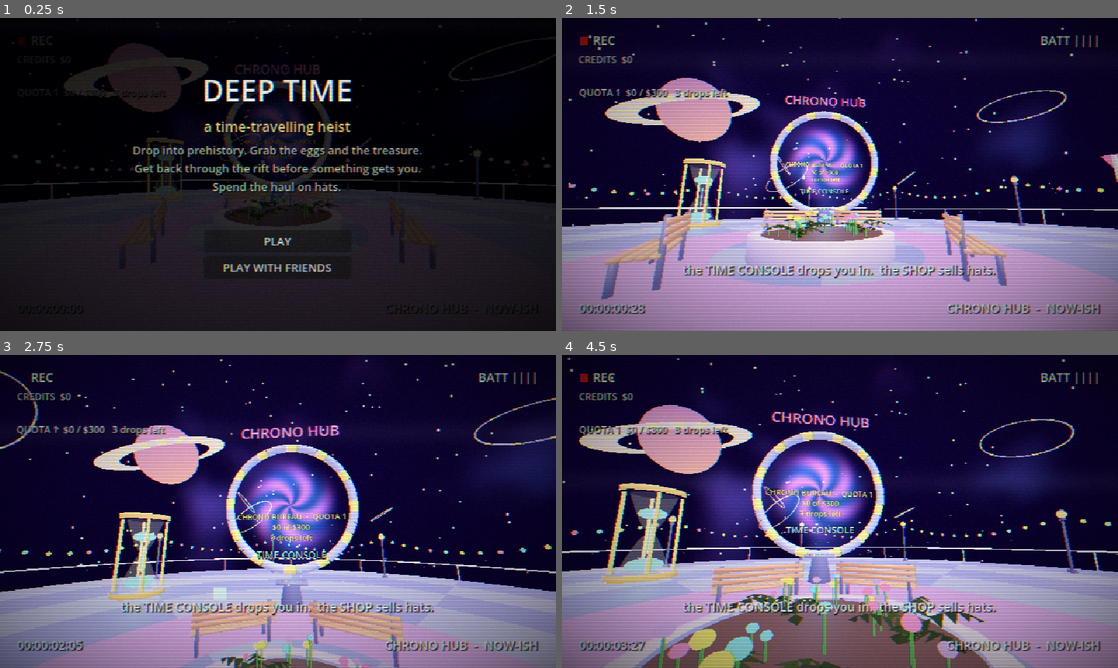
Above: before the commit, frames 1-4 (two rows, left to right).
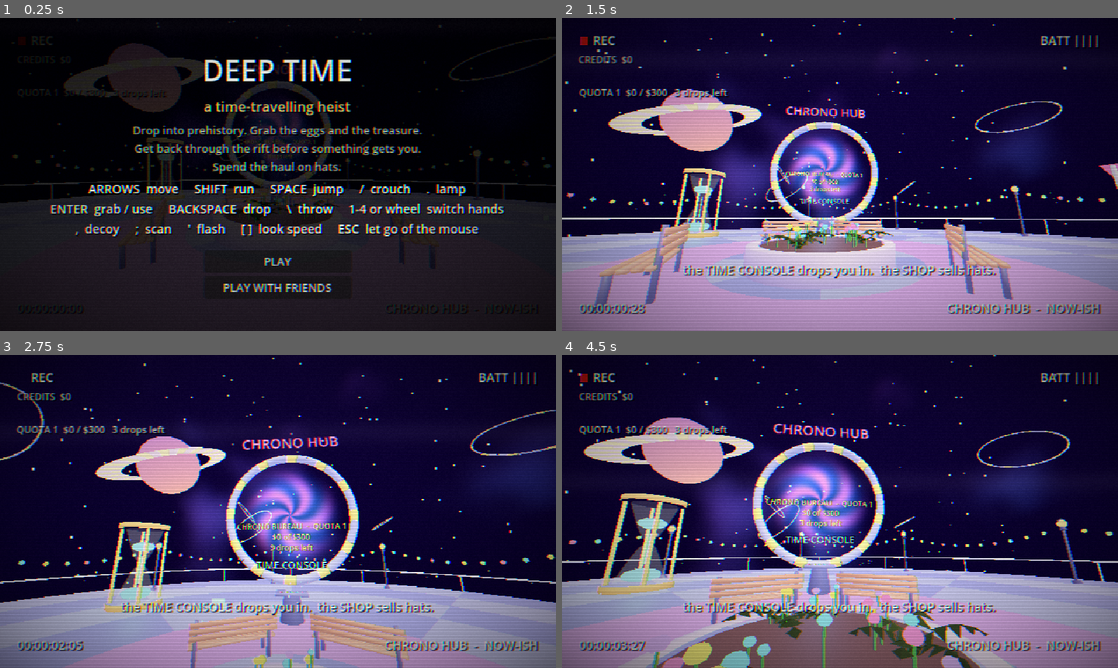
Above: after the commit, the same moments.

Repository: scarbone98/deep-time
Game: Godot game, scene res://scenes/main.tscn
Two runs of this game, one before a commit and one after it. Both use one fixed random seed, a clock stepped at 60 frames per second and the inputs below.
Inputs (mouse positions are in pixels of both pictures, inside the frame that each line leads up to):
- Up to frame 1 (0.25 s): no input
- Up to frame 2 (1.5 s): click "PLAY" at 0.5 s; tap Enter (use) at 1.25 s; move the mouse to (867, 174) at 1.27 s; hold Up (fwd) from 1.28 s (still down); hold / (crouch) from 1.28 s (still down); click (867, 174) at 1.42 s
- Up to frame 3 (2.75 s): keep holding Up (fwd); tap Space (jump) at 1.52, 1.82, 2.27, 2.57 s; tap , (decoy) at 1.55, 2.1 s; move the mouse to (250, 511) at 2.02 s; release / (crouch) at 2.03 s; click (250, 511) at 2.17 s; tap Backspace (drop) at 2.3 s
- Up to frame 4 (4.5 s): keep holding Up (fwd); move the mouse to (851, 505) at 2.77 s; hold Backspace (drop) 2.78-3.53 s; click (851, 505) at 2.92 s; tap , (scan) at 3.05, 3.6 s; move the mouse to (834, 517) at 3.52 s; click (834, 517) at 3.67 s; tap Space (jump) at 3.77, 4.07 s; tap \ (throw) at 3.8 s; move the mouse to (878, 514) at 4.27 s; hold \ (throw) from 4.28 s (still down); click (878, 514) at 4.42 s

The runs differ from the first frame. In frame 1, 12% of the frame differs, in the area x 9-91%, y 13-88%; in frame 2, 22%; in frame 3, 25%; in frame 4, 31%, in the area x 0-100%, y 0-100%.

Commit message:
Show the controls: on the title card and whenever the mouse is let go
Co-Authored-By: Claude Opus 5.5 <noreply@anthropic.com>

Diff:
--- a/src/hud.gd
+++ b/src/hud.gd
@@ -11,6 +11,7 @@
 var date: Label
 var tip: Label
 var paused_label: Label
+var controls_label: Label  # the key list, whenever the mouse is let go
 var card: ColorRect
 var card_title: Label
 var card_sub: Label
@@ -144,6 +145,20 @@
 	paused_label.offset_left = -300
 	paused_label.offset_right = 300
 	paused_label.visible = false
+	controls_label = _label(osd, "", 15, Vector2.ZERO)
+	controls_label.set_anchors_preset(Control.PRESET_CENTER)
+	controls_label.horizontal_alignment = HORIZONTAL_ALIGNMENT_CENTER
+	controls_label.offset_left = -470
+	controls_label.offset_right = 470
+	controls_label.offset_top = 36
+	controls_label.modulate = Color(0.85, 1.0, 0.85)
+	var bg := StyleBoxFlat.new()
+	bg.bg_color = Color(0, 0, 0, 0.6)
+	bg.set_corner_radius_all(6)
+	bg.content_margin_top = 8
+	bg.content_margin_bottom = 8
+	controls_label.add_theme_stylebox_override("normal", bg)
+	controls_label.visible = false
 
 	card = ColorRect.new()
 	card.color = Color(0.0, 0.0, 0.0, 1.0)
--- a/src/main.gd
+++ b/src/main.gd
@@ -825,12 +825,22 @@
 
 # ================================================================ the hub: title, console, shop, co-op
 
+## The key list, for the title card and whenever the mouse is let go.
+func _controls_text() -> String:
+	var t := "ARROWS  move     SHIFT  run     SPACE  jump     /  crouch     .  lamp\n" \
+		+ "ENTER  grab / use     BACKSPACE  drop     \\  throw     1-4 or wheel  switch hands\n" \
+		+ ",  decoy     ;  scan     '  flash     [ ]  look speed     ESC  let go of the mouse"
+	if mode == "client":
+		t += "\nZ X V B  emotes     M  mute"
+	return t
+
+
 func _title() -> void:
 	state = "title"
 	ui = "title"
 	hud.show_card("DEEP TIME", "a time-travelling heist",
 		"Drop into prehistory. Grab the eggs and the treasure.\nGet back through the rift before something gets you.\nSpend the haul on hats.",
-		"", 0.8)
+		"" if touch else _controls_text(), 0.8)
 	hud.show_menu([
 		{"type": "button", "text": "PLAY", "cb": func() -> void:
 			Run.titled = true
@@ -997,8 +1007,6 @@
 			tips.append([("+%s" % Run.cash(Run.last_haul)) if Run.last_haul > 0 else "came home empty-handed", 3.5])
 			Run.last_haul = -1
 		tips.append(["the TIME CONSOLE drops you in.  the SHOP sells hats.", 5.0])
-		if not touch:
-			tips.append(["ARROWS move   SHIFT run   / crouch   . lamp   ENTER use", 5.0])
 	else:
 		tips = [["", 1.0], ["%s  -  %s" % [cond.get("name", "CLEAR"), cond.get("about", "")], 4.0], ["the rift stays open for 7 minutes.", 3.5],
 			["carry loot back and set it down on the rift's carpet.  it all comes home with you.", 5.5],
@@ -2433,6 +2441,10 @@
 	if mode == "client" and flags.has("bankat") and state_t > float(flags.bankat):
 		flags.erase("bankat")
 		local.position = exit_node.to_global(Vector3(0, 0, 2.0))
+	# the key list shows whenever the mouse is let go
+	hud.controls_label.visible = not touch and state == "play" and ui == "" and Input.mouse_mode != Input.MOUSE_MODE_CAPTURED
+	if hud.controls_label.visible and hud.controls_label.text == "":
+		hud.controls_label.text = _controls_text()
 	if hub:
 		# dev: the host drops the crew in once enough have arrived (autostart=LEVEL,PLAYERS)
 		if mode == "client" and flags.has("autostart") and Net.host_id == my_id and state_t > 3.0:
